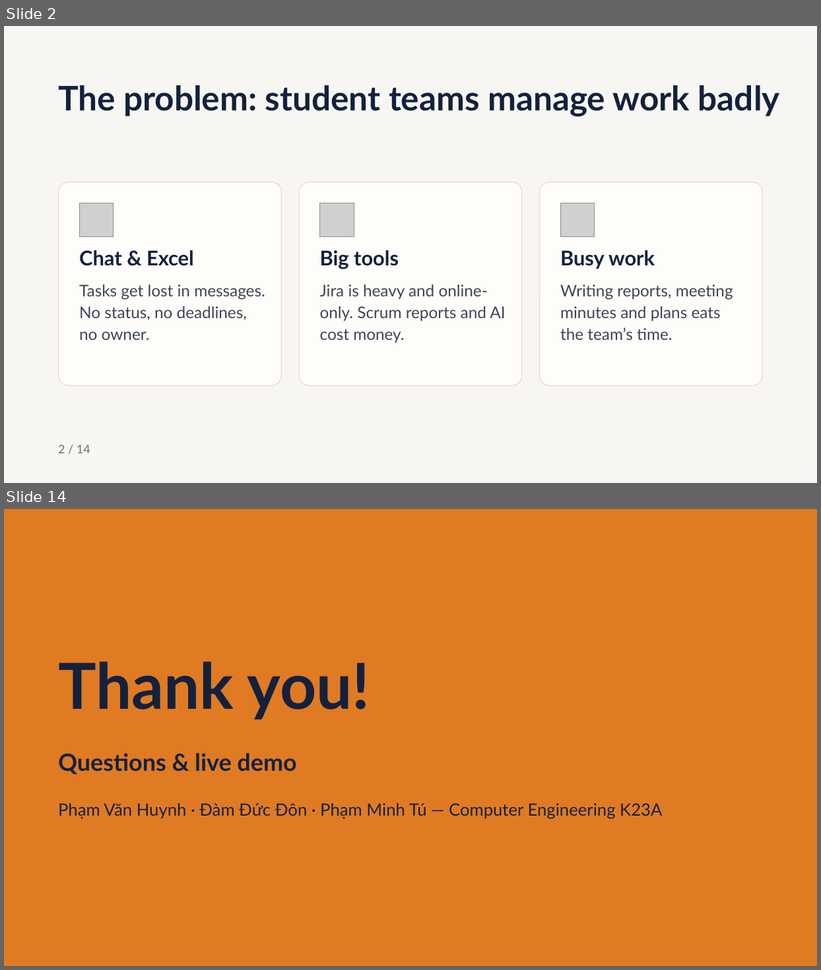
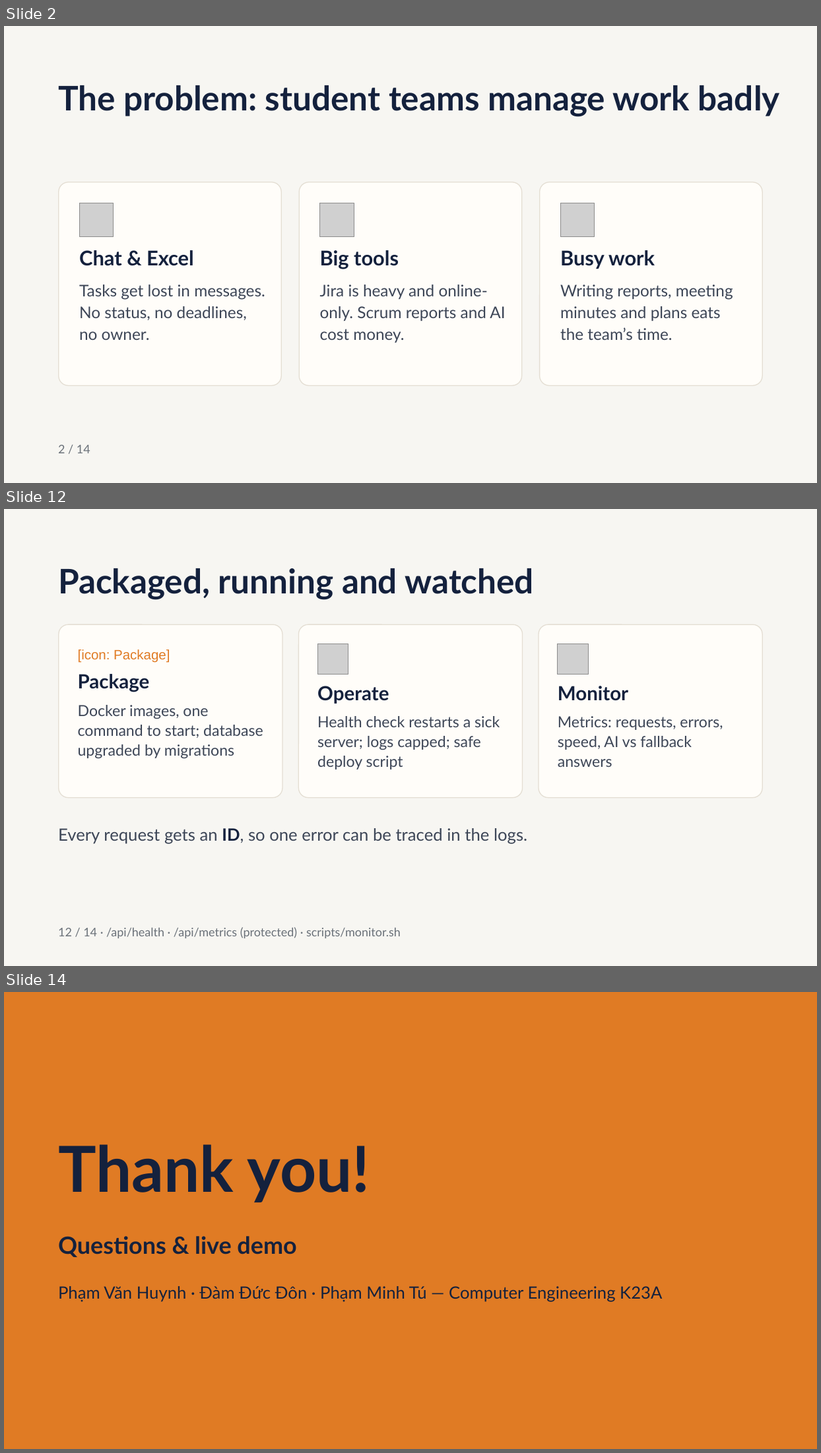
Before and after one commit to tupm2006/koshi, a slide deck: report/Slides-EN.pptx. Shown one above the other, each under a label of ours: slides 2 and 14 before the commit, slides 2, 12 and 14 after it; the slides between them are not shown. The pictures are 821x970 and 821x1453 pixels, drawn with LibreOffice and Linux fonts; fonts in the diff are those of the drawing; grey boxes stand for pictures. Boxes give left, top, right and bottom in pixels: in the first picture for what was removed or moved away, otherwise in the second. Text is boxed around its words. In the diff, an @@ line names an element or a change of style, - is before the commit and + after.

```diff
--- a/report/Slides-EN.pptx
+++ b/report/Slides-EN.pptx
@@ slide 12 added at (x1=4, y1=509, x2=817, y2=966), background #F7F6F2 @@
@@ title added at (x1=58, y1=568, x2=534, y2=600), 40 pt, text #14213D, bold @@
+Packaged, running and watched
@@ rounded rectangle added at (x1=59, y1=625, x2=283, y2=798), fill #FFFDF9, outline #E4DED3 1 pt @@
@@ rounded rectangle added at (x1=298, y1=625, x2=523, y2=798), fill #FFFDF9, outline #E4DED3 1 pt @@
@@ rounded rectangle added at (x1=539, y1=625, x2=763, y2=798), fill #FFFDF9, outline #E4DED3 1 pt @@
@@ picture added at (x1=318, y1=644, x2=348, y2=674) @@
@@ picture added at (x1=558, y1=644, x2=588, y2=674) @@
@@ text added at (x1=78, y1=650, x2=170, y2=663), 16 pt, text #E07B24 @@
+[icon: Package]
@@ text added at (x1=78, y1=674, x2=150, y2=692), 23 pt, text #14213D, bold @@
+Package
@@ text added at (x1=318, y1=686, x2=389, y2=704), 23 pt, text #14213D, bold @@
+Operate
@@ text added at (x1=558, y1=686, x2=628, y2=701), 23 pt, text #14213D, bold @@
+Monitor
@@ text added at (x1=78, y1=705, x2=263, y2=758), 18 pt, text #3D4657 @@
+Docker images, one command to start; database upgraded by migrations
@@ text added at (x1=318, y1=716, x2=500, y2=770), 18 pt, text #3D4657 @@
+Health check restarts a sick server; logs capped; safe deploy script
@@ text added at (x1=558, y1=716, x2=723, y2=767), 18 pt, text #3D4657 @@
+Metrics: requests, errors, speed, AI vs fallback answers
@@ text added at (x1=58, y1=828, x2=527, y2=844), 20 pt, text #3D4657 @@
+Every request gets an ID, so one error can be traced in the logs.
@@ text added at (x1=58, y1=927, x2=401, y2=939), 14 pt, text #6A7179 @@
+12 / 14 · /api/health · /api/metrics (protected) · scripts/monitor.sh
```
Also in this commit, not shown: 4 slides changed, 6 other slides added, 7 slides removed, 1 other file.
